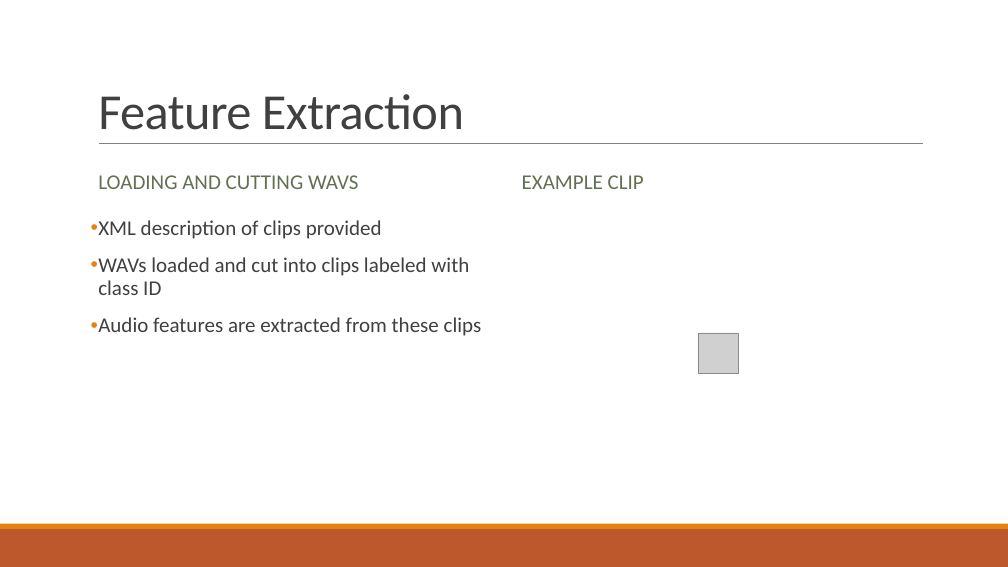
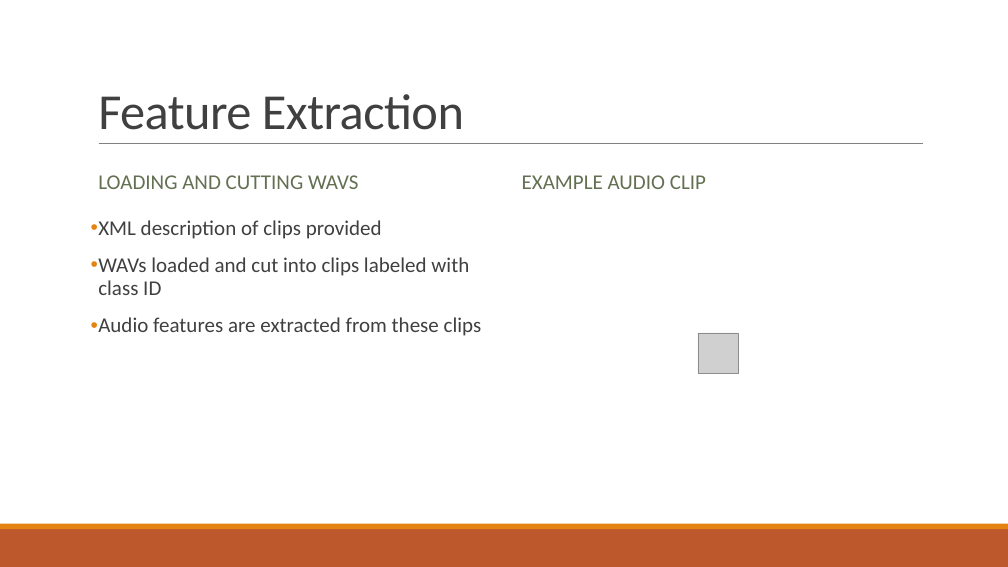
Before and after one commit to crabtreej/CrashAudioClassifier, a slide deck: slide 3 of AI_2_Presentation.pptx. Drawn at 1008x567 pixels with LibreOffice and Linux fonts; fonts in the diff are those of the drawing; grey boxes stand for pictures. Boxes give left, top, right and bottom in pixels: in the first picture for what was removed or moved away, otherwise in the second. Text is boxed around its words. In the diff, an @@ line names an element or a change of style, - is before the commit and + after.

```diff
--- a/AI_2_Presentation.pptx
+++ b/AI_2_Presentation.pptx
@@ text at box(522, 175, 706, 189): text changed @@
-EXAMPLE CLIP
+EXAMPLE AUDIO CLIP
```
Also in this commit, not shown: 1 other slide changed.
